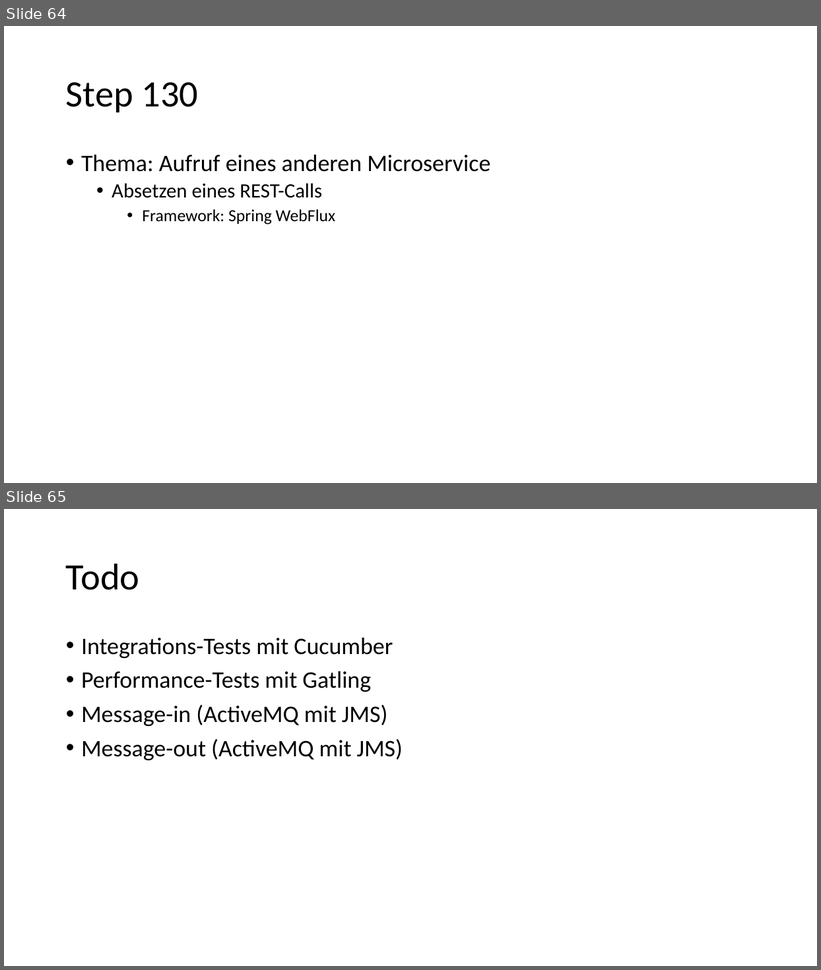
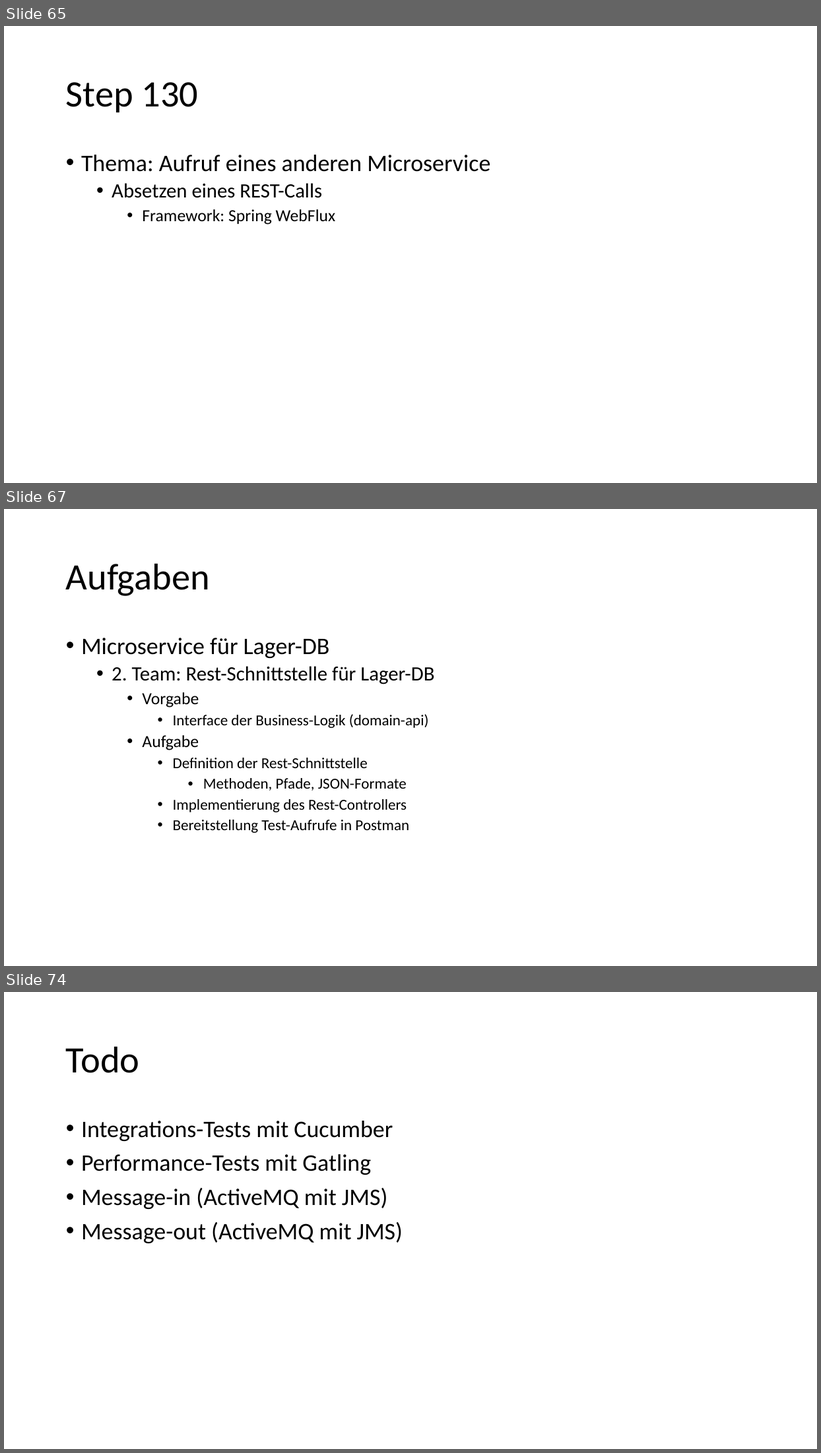
Before and after one commit to igeldo/PR4-SoSe23, a slide deck: Java-Starter.pptx. Shown one above the other, each under a label of ours: slides 64 and 65 before the commit, slides 65, 67 and 74 after it; the slides between them are not shown. The pictures are 821x970 and 821x1453 pixels, drawn with LibreOffice and Linux fonts; fonts in the diff are those of the drawing. Boxes give left, top, right and bottom in pixels: in the first picture for what was removed or moved away, otherwise in the second. Text is boxed around its words. In the diff, an @@ line names an element or a change of style, - is before the commit and + after.

```diff
--- a/Java-Starter.pptx
+++ b/Java-Starter.pptx
@@ slide 67 added at (x1=4, y1=509, x2=817, y2=966), background #FFFFFF @@
@@ title added at (x1=66, y1=563, x2=210, y2=596), 44 pt, text #000000 @@
+Aufgaben
@@ text added at (x1=81, y1=638, x2=434, y2=833), 18 pt, text #000000 @@
+• Microservice für Lager-DB
+  • 2. Team: Rest-Schnittstelle für Lager-DB
+    • Vorgabe
+      • Interface der Business-Logik (domain-api)
+    • Aufgabe
+      • Definition der Rest-Schnittstelle
+        • Methoden, Pfade, JSON-Formate
+      • Implementierung des Rest-Controllers
+      • Bereitstellung Test-Aufrufe in Postman
@@ what was slide 64 is now slide 65 @@
@@ what was slide 65 is now slide 74 @@
```
Also in this commit, not shown: 2 slides changed, 8 other slides added.
